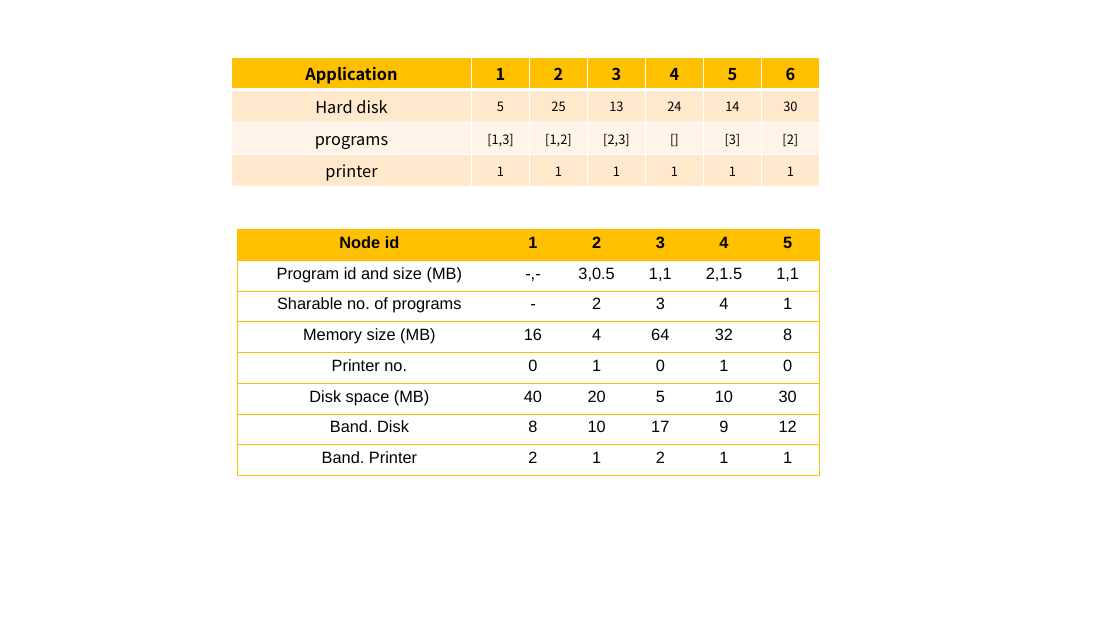
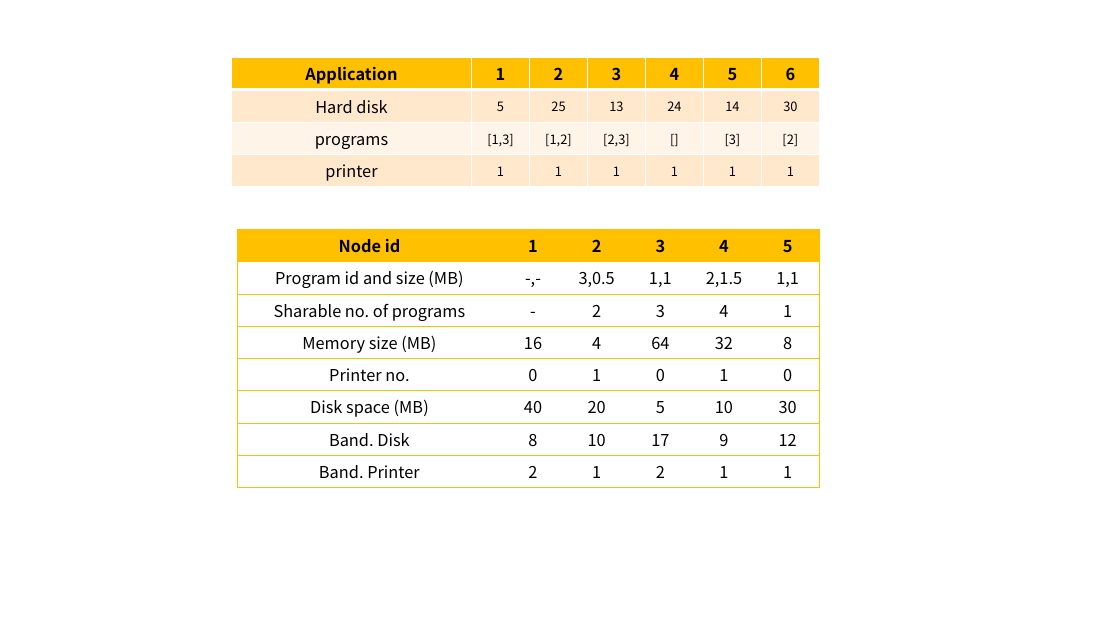
Before and after one commit to revhea2/priority-based-resource-allocation, a slide deck: slide 1 of final_presentation.pptx. Drawn at 1120x630 pixels with LibreOffice and Linux fonts; fonts in the diff are those of the drawing. Boxes give left, top, right and bottom in pixels: in the first picture for what was removed or moved away, otherwise in the second. Text is boxed around its words. In the diff, an @@ line names an element or a change of style, - is before the commit and + after.

Commit message:
updated final presentation

```diff
--- a/final_presentation.pptx
+++ b/final_presentation.pptx
@@ table at [238,229,821,483] @@
@@ font Arial to Noto Sans CJK JP @@
```
Also in this commit, not shown: 1 other slide changed, 14 slides added, 2 other files.
